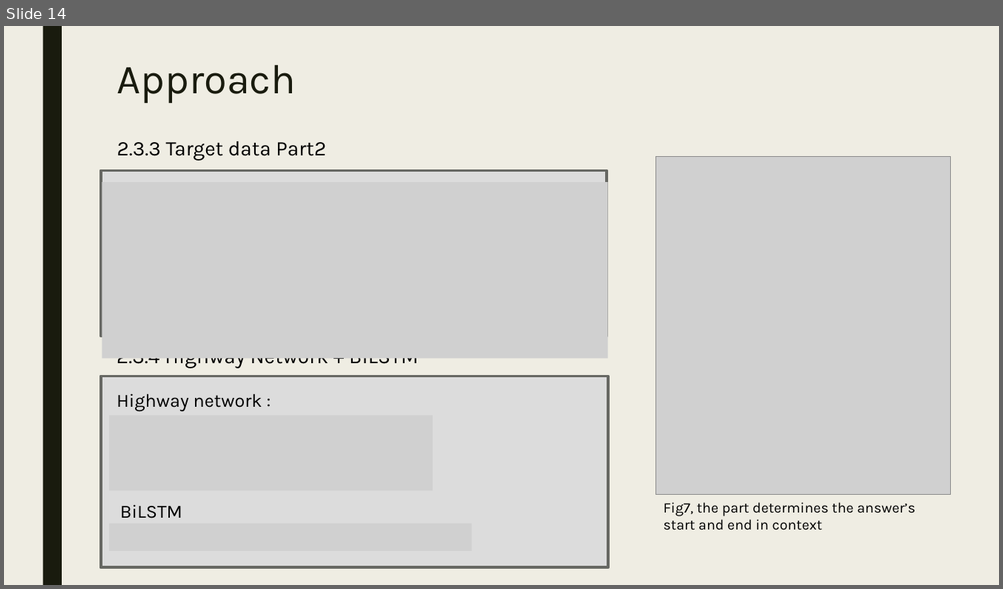
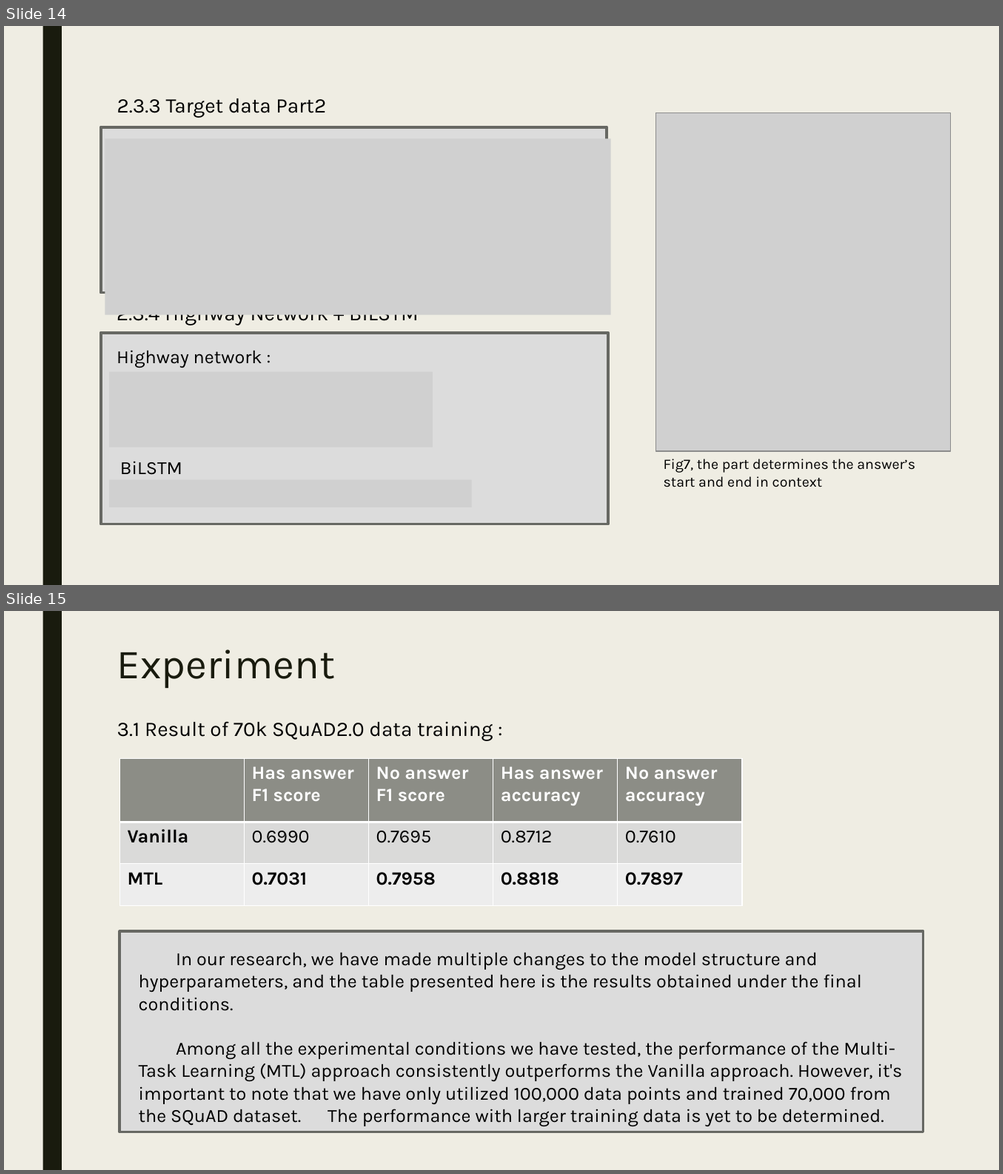
Before and after one commit to wangjasonx62301/How-multitasking-benefits-QA-Retrieval, a slide deck: Temp_2.pptx. Shown one above the other, each under a label of ours: slide 14 before the commit, slides 14 and 15 after it. The pictures are 1003x589 and 1003x1174 pixels, drawn with LibreOffice and Linux fonts; fonts in the diff are those of the drawing; grey boxes stand for pictures. Boxes give left, top, right and bottom in pixels: in the first picture for what was removed or moved away, otherwise in the second. Text is boxed around its words. In the diff, an @@ line names an element or a change of style, - is before the commit and + after.

```diff
--- a/Temp_2.pptx
+++ b/Temp_2.pptx
@@ slide 15 added at (x1=4, y1=611, x2=999, y2=1170), background #EFEDE3; not listed: 1 template element that a slide beside it also shows @@
@@ title added at (x1=117, y1=649, x2=335, y2=688), 40 pt, text #191B0E @@
+Experiment
@@ text added at (x1=117, y1=721, x2=492, y2=741), 20 pt, text #000000 @@
+3.1 Result of 70k SQuAD2.0 data training :
@@ table added at (x1=119, y1=759, x2=743, y2=906), 3 rows, 5 columns @@
+ | Has answer / F1 score | No answer / F1 score | Has answer accuracy | No answer accuracy
+Vanilla | 0.6990 | 0.7695 | 0.8712 | 0.7610
+MTL | 0.7031 | 0.7958 | 0.8818 | 0.7897
@@ rectangle added at (x1=119, y1=932, x2=923, y2=1133), fill #DCDCDC, outline #686863 2.75 pt @@
@@ text added at (x1=139, y1=952, x2=902, y2=1127), 18 pt, text #000000 @@
+In our research, we have made multiple changes to the model structure and hyperparameters, and the table presented here is the results obtained under the final conditions.
+Among all the experimental conditions we have tested, the performance of the Multi-Task Learning (MTL) approach consistently outperforms the Vanilla approach. However, it's important to note that we have only utilized 100,000 data points and trained 70,000 from the SQuAD dataset. The performance with larger training data is yet to be determined.
@@ slide 14 changed as well @@
@@ title removed at (x1=117, y1=65, x2=296, y2=103) @@
-Approach
@@ picture moved from (x1=102, y1=182, x2=608, y2=358) to (x1=105, y1=138, x2=611, y2=315) @@
@@ 5 texts, 2 pictures, 2 rectangles moved together from (x1=101, y1=141, x2=950, y2=568) to (x1=101, y1=99, x2=950, y2=525) @@
@@ picture added at (x1=109, y1=480, x2=472, y2=508) @@
@@ picture removed at (x1=109, y1=524, x2=472, y2=551) @@
```
Also in this commit, not shown: 13 other slides changed, 5 other slides added, 2 slides removed, 5 other files.
